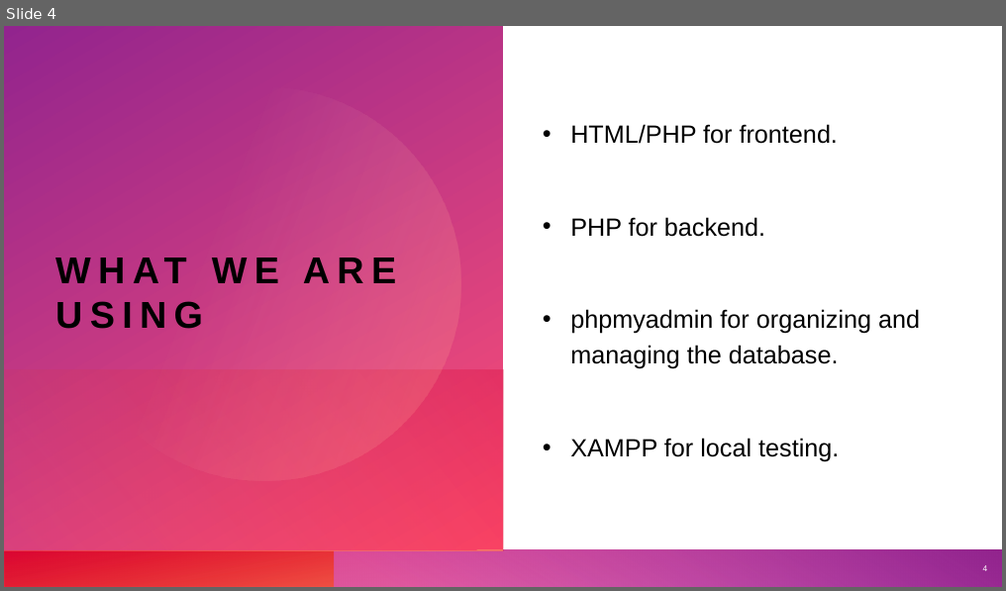
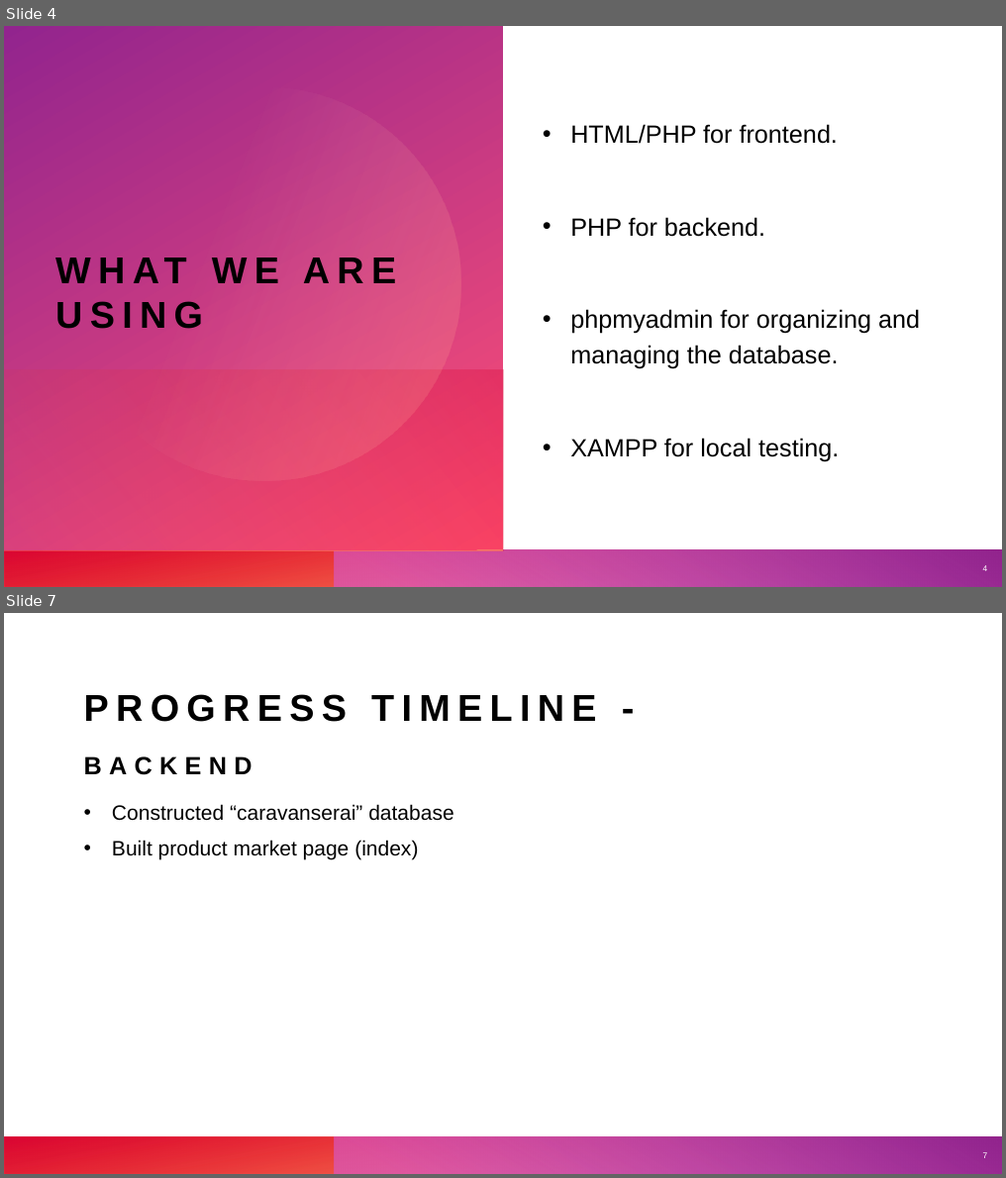
Before and after one commit to cart7982/CaravanSeraiCS360, a slide deck: CaravanSeraiCS360/Presentations/Caravanserai.pptx. Shown one above the other, each under a label of ours: slide 4 before the commit, slides 4 and 7 after it; the slides between them are not shown. The pictures are 1006x591 and 1006x1178 pixels, drawn with LibreOffice and Linux fonts; fonts in the diff are those of the drawing. Boxes give left, top, right and bottom in pixels: in the first picture for what was removed or moved away, otherwise in the second. Text is boxed around its words. In the diff, an @@ line names an element or a change of style, - is before the commit and + after.

```diff
--- a/CaravanSeraiCS360/Presentations/Caravanserai.pptx
+++ b/CaravanSeraiCS360/Presentations/Caravanserai.pptx
@@ slide 7 added at [4, 613, 1002, 1174], background #FFFFFF; not listed: 4 template elements that a slide beside it also shows @@
@@ title added at [84, 694, 597, 722], 36 pt, text #000000, bold @@
+PROGRESS TIMELINE -
@@ text added at [84, 757, 252, 775], 24 pt, text #000000, bold @@
+BACKEND
@@ text added at [112, 804, 453, 861], 20 pt, text #000000 @@
+• Constructed “caravanserai” database
+• Built product market page (index)
@@ page number added at [983, 1153, 988, 1158], 8 pt, text #FFFFFF @@
+7
```
Also in this commit, not shown: 4 slides changed, 1 slide removed, 10 other files.
